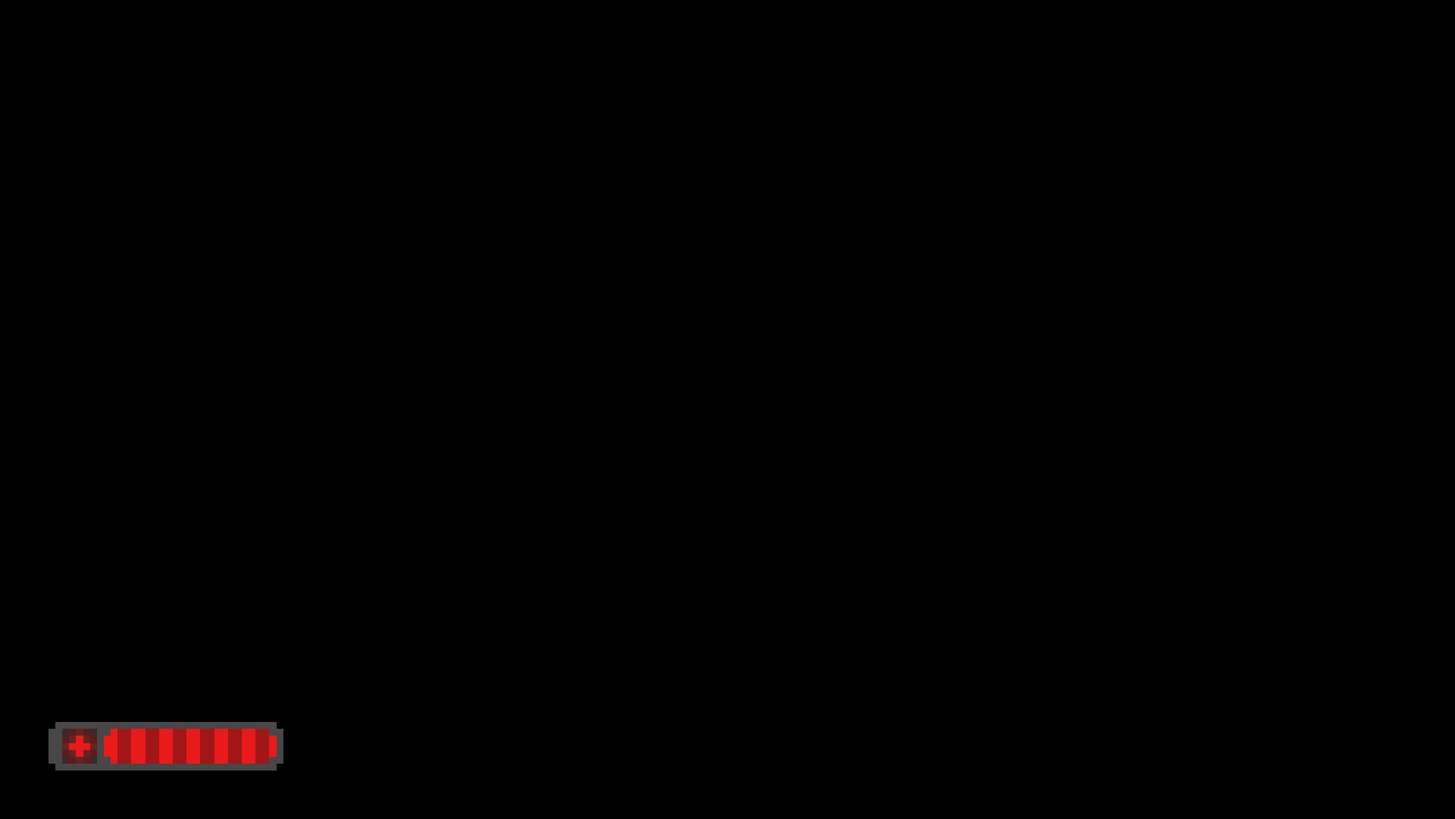
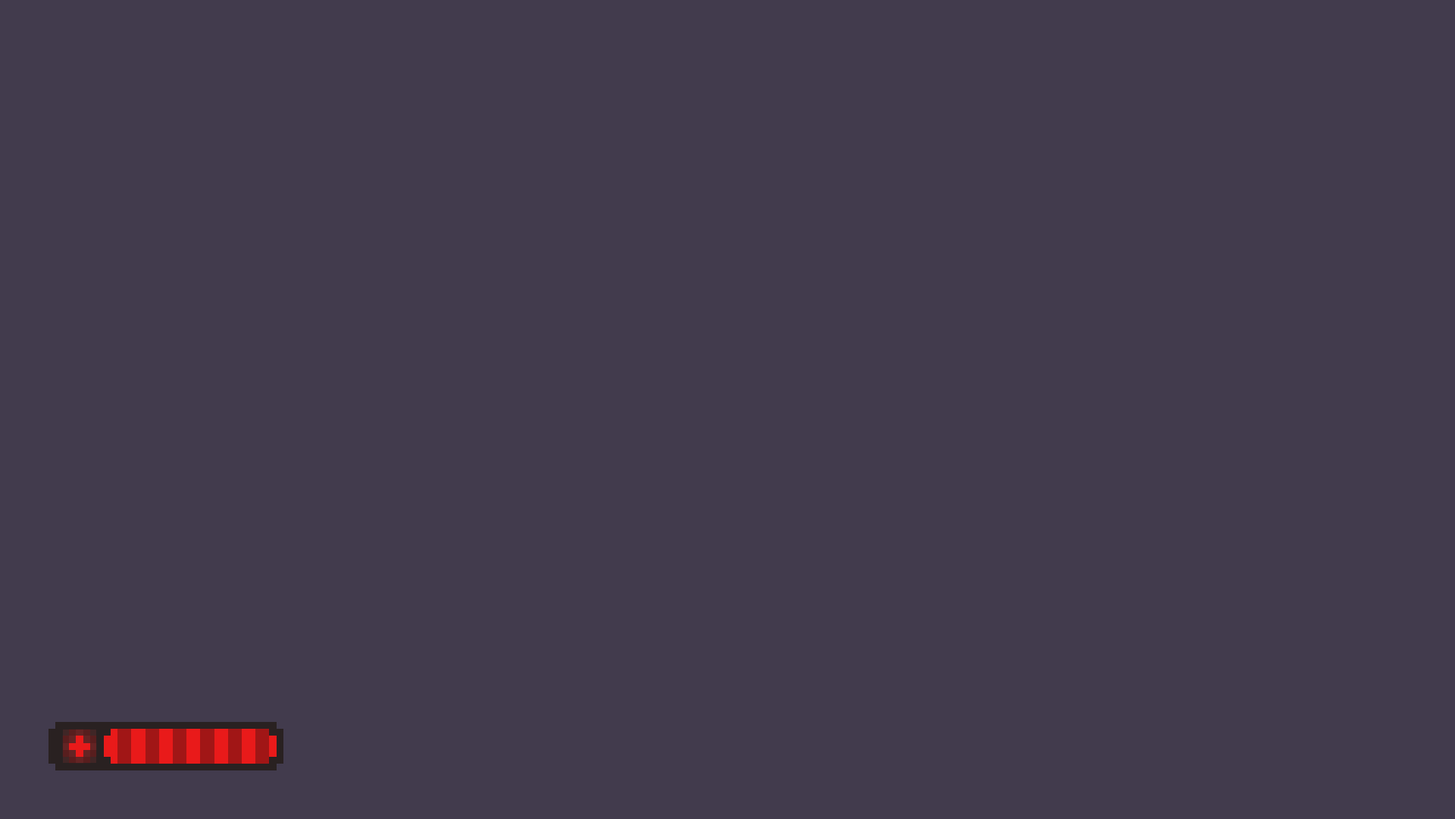
Layered file, before and after one edit (1455x819). Changes by layer:
painted on "Health bar" (1st of 2) over [48, 721, 284, 771]
painted on "bg" over [0, 0, 1455, 819]
